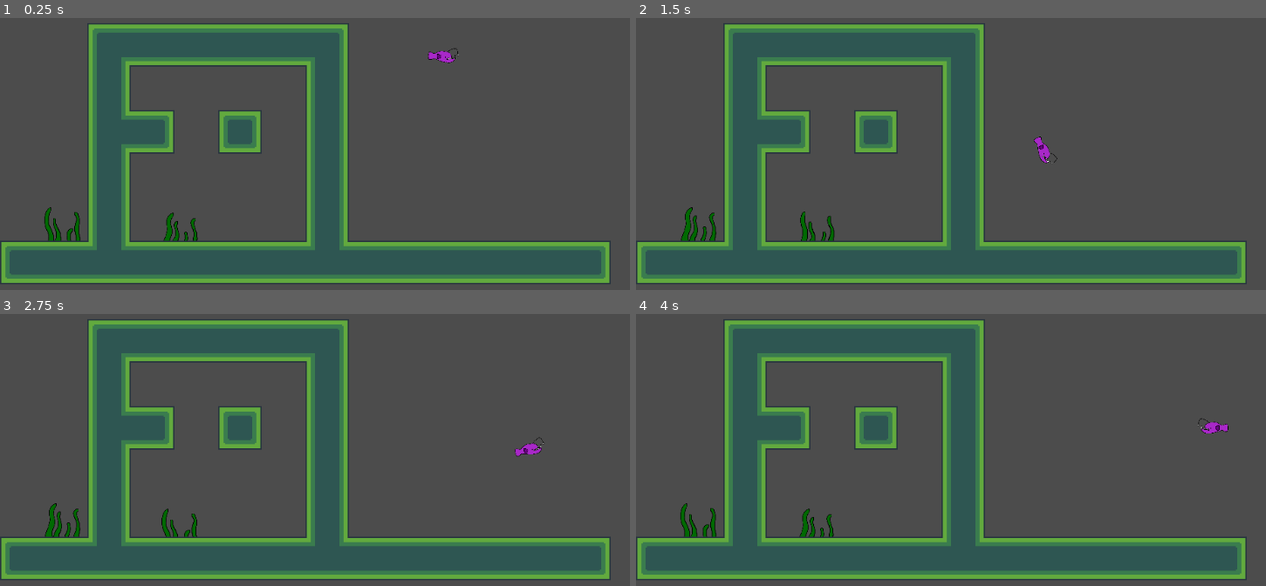
Above: before the commit, frames 1-4 (two rows, left to right).
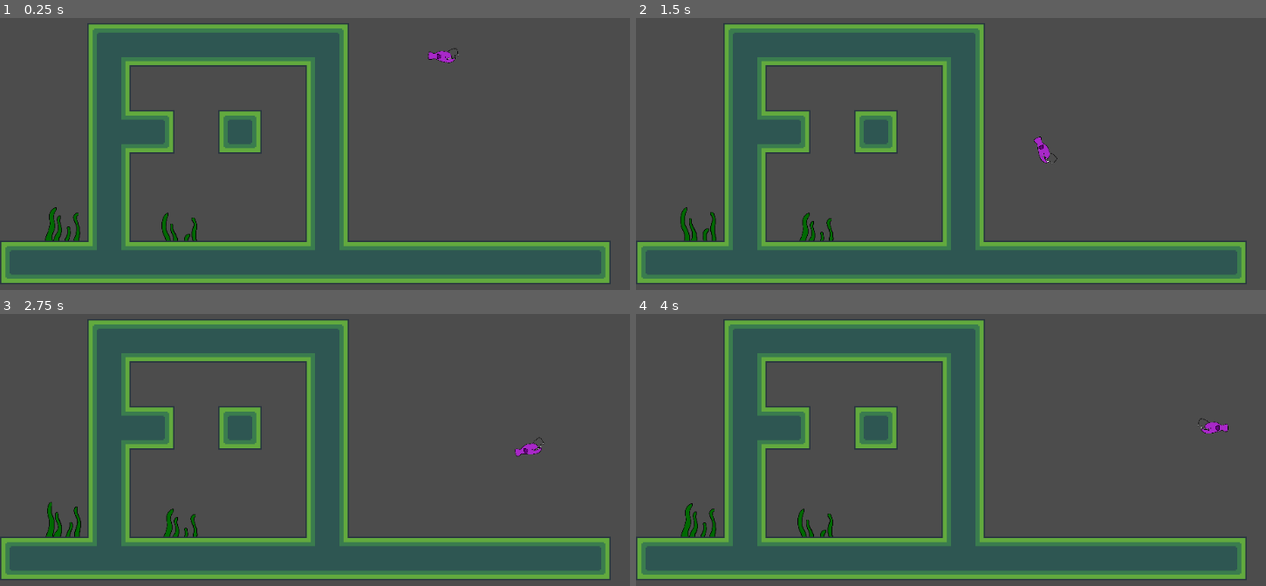
Above: after the commit, the same moments.

Repository: Silver-Ink/Abyzzes-Pixel-Jam
Game: Godot game, scene res://scenes/main.tscn
Two runs of this game, one before a commit and one after it. Both use one fixed random seed, a clock stepped at 60 frames per second and the inputs below.
Inputs:
- Up to frame 1 (0.25 s): no input
- Up to frame 2 (1.5 s): hold Space (jump) 0.53-1.28 s; hold D (move-right) from 0.53 s (still down); tap Space (jump) at 1.35 s
- Up to frame 3 (2.75 s): tap Space (jump) at 1.52, 1.82 s; release D (move-right) at 2.03 s; hold Q (move-left) from 2.03 s (still down); hold Space (jump) from 2.03 s (still down)
- Up to frame 4 (4 s): release Q (move-left) at 2.78 s; release Space (jump) at 2.78 s; hold D (move-right) from 2.78 s (still down); tap Space (jump) at 2.85, 3.02, 3.32 s; hold Space (jump) from 3.53 s (still down)

The runs differ from the first frame. In frame 1, 0.6% of the frame differs, in the area x 7-32%, y 69-83%; in frame 2, 0.5%; in frame 3, 0.5%; in frame 4, 0.6%.

Commit message:
Jump qui marche

Diff:
--- a/scenes/main.tscn
+++ b/scenes/main.tscn
@@ -22,9 +22,9 @@
 
 [node name="algue" parent="algues" instance=ExtResource( 3 )]
 position = Vector2( 164, 522 )
-frame = 3
+frame = 0
 offset = Vector2( 102, -88 )
 
 [node name="algue2" parent="algues" instance=ExtResource( 3 )]
 position = Vector2( 94, 426 )
-frame = 0
+frame = 1
--- a/scenes/player.tscn
+++ b/scenes/player.tscn
@@ -49,7 +49,7 @@
 scale = Vector2( 0.14, 0.14 )
 frames = SubResource( 1 )
 animation = "walk"
-frame = 1
+frame = 3
 playing = true
 
 [node name="CollisionShape2D" type="CollisionShape2D" parent="."]
--- a/scripts/player.gd
+++ b/scripts/player.gd
@@ -16,8 +16,9 @@
 		velocity.x = 0
 	if Input.is_action_pressed("jump"):
 		if jump == 1:
-			velocity.y += -300
+			velocity.y += -150
 			jump = 0
+			$Jump.start()
 	#Les animations
 	if is_on_floor():
 		$AnimatedSprite.animation = "walk"
@@ -28,6 +29,9 @@
 	#La gravité
 	if velocity.y < 80:
 		velocity.y += delta * GRAVITY
+	if velocity.y < -100:
+		velocity.y = -100
+
 	#La compilation de tout dans move_and_slide
 
 	move_and_slide(velocity, Vector2(0,-1))
